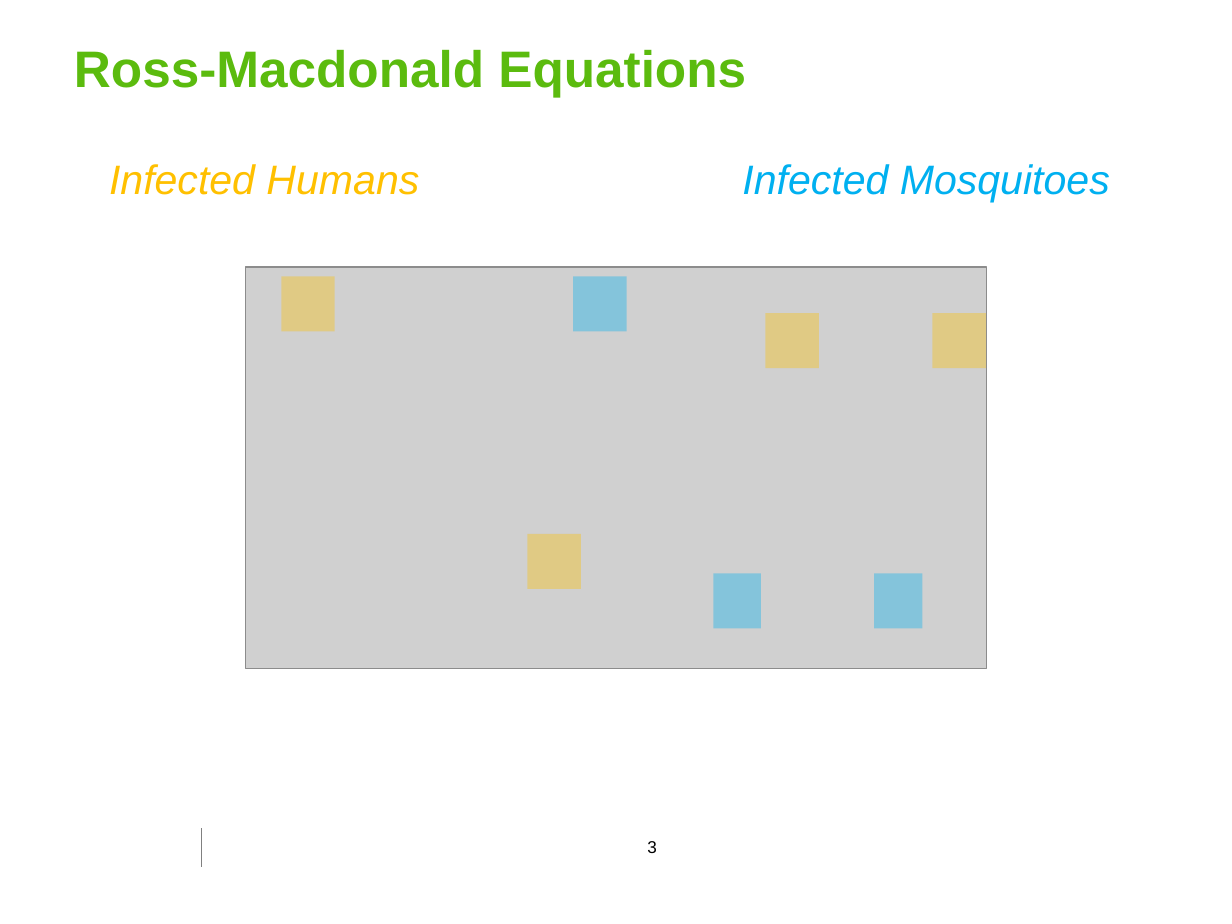
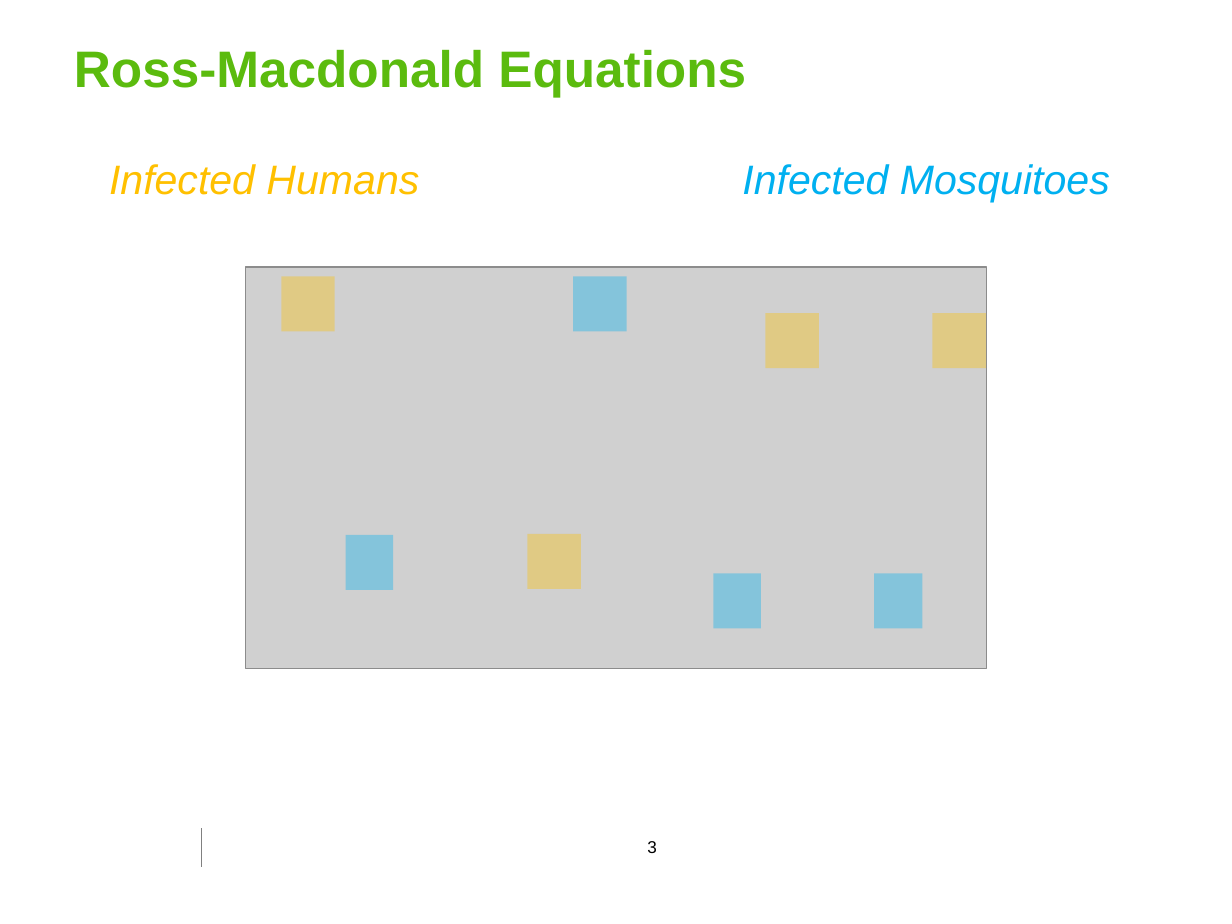
Before and after one commit to georgoff/georgoff.github.io, a slide deck: slide 3 of forest_malaria/MMC_presentation.pptx. Drawn at 1232x924 pixels with LibreOffice and Linux fonts; fonts in the diff are those of the drawing; grey boxes stand for pictures; background and template pictures are left out. Boxes give left, top, right and bottom in pixels: in the first picture for what was removed or moved away, otherwise in the second. Text is boxed around its words. In the diff, an @@ line names an element or a change of style, - is before the commit and + after.

```diff
--- a/forest_malaria/MMC_presentation.pptx
+++ b/forest_malaria/MMC_presentation.pptx
@@ rectangle added at (346,535,394,590), fill #00B0F0 at 36% opacity @@
```
Also in this commit, not shown: 5 other files.
